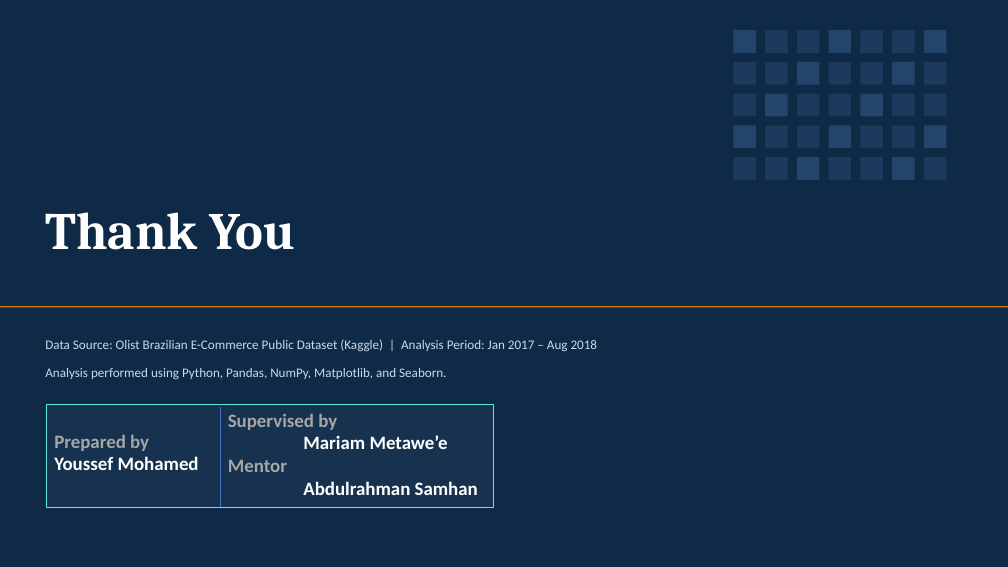
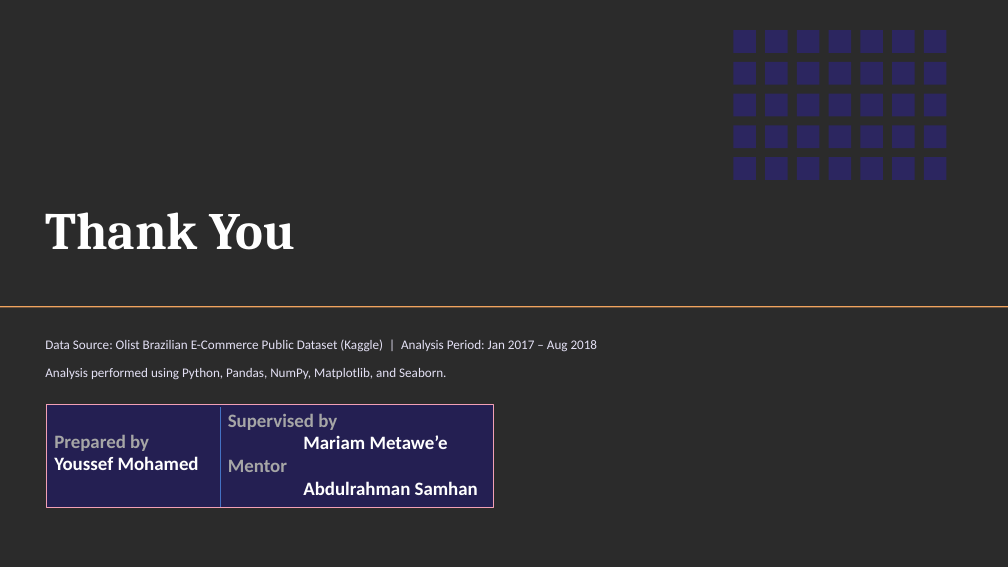
Before and after one commit to youssef-mohamed004/Olist-Delivery-Performance-SLA-Analysis, a slide deck: slide 17 of Olist_Delivery_Performance_SLA_Analysis.pptx. Drawn at 1008x567 pixels with LibreOffice and Linux fonts; fonts in the diff are those of the drawing; background and template pictures are left out; a plain dark background stands for a picture behind light text. Boxes give left, top, right and bottom in pixels: in the first picture for what was removed or moved away, otherwise in the second. Text is boxed around its words. In the diff, an @@ line names an element or a change of style, - is before the commit and + after.

```diff
--- a/Olist_Delivery_Performance_SLA_Analysis.pptx
+++ b/Olist_Delivery_Performance_SLA_Analysis.pptx
@@ background #0F2A47 to picture (left out) @@
@@ fill #23456B to #2C2660 in 12 elements at (734,30,756,53), (829,30,851,53), (924,30,947,53), (797,62,820,85), (892,62,915,85), (765,94,788,116), (861,94,883,116), (734,126,756,148), (829,126,851,148), (924,126,947,148), (797,157,820,180), (892,157,915,180) @@
@@ fill #1B3A5C to #2C2660 in 23 elements at (765,30,788,53), (797,30,820,53), (861,30,883,53), (892,30,915,53), (734,62,756,85), (765,62,788,85), (829,62,851,85), (861,62,883,85), (924,62,947,85), (734,94,756,116), (797,94,820,116), (829,94,851,116), (892,94,915,116), (924,94,947,116), (765,126,788,148), (797,126,820,148), (861,126,883,148), (892,126,915,148), (734,157,756,180), (765,157,788,180), (829,157,851,180), (861,157,883,180), (924,157,947,180) @@
@@ rectangle at (0,306,1008,308): fill #D97706 to #F0A35E @@
@@ text "Data Source: Olist Brazilian E-Commerce ..." at (45,339,598,352): text colour #C9D9E8 to #E4E1F5 @@
@@ text "Analysis performed using Python, Pandas, ..." at (45,368,446,380): text colour #C9D9E8 to #E4E1F5 @@
@@ rectangle at (47,405,494,507): fill #16324F to #241F52; outline #5EEAD4 1 pt to #F2A0B5 1 pt @@
```
Also in this commit, not shown: 16 other slides changed.
